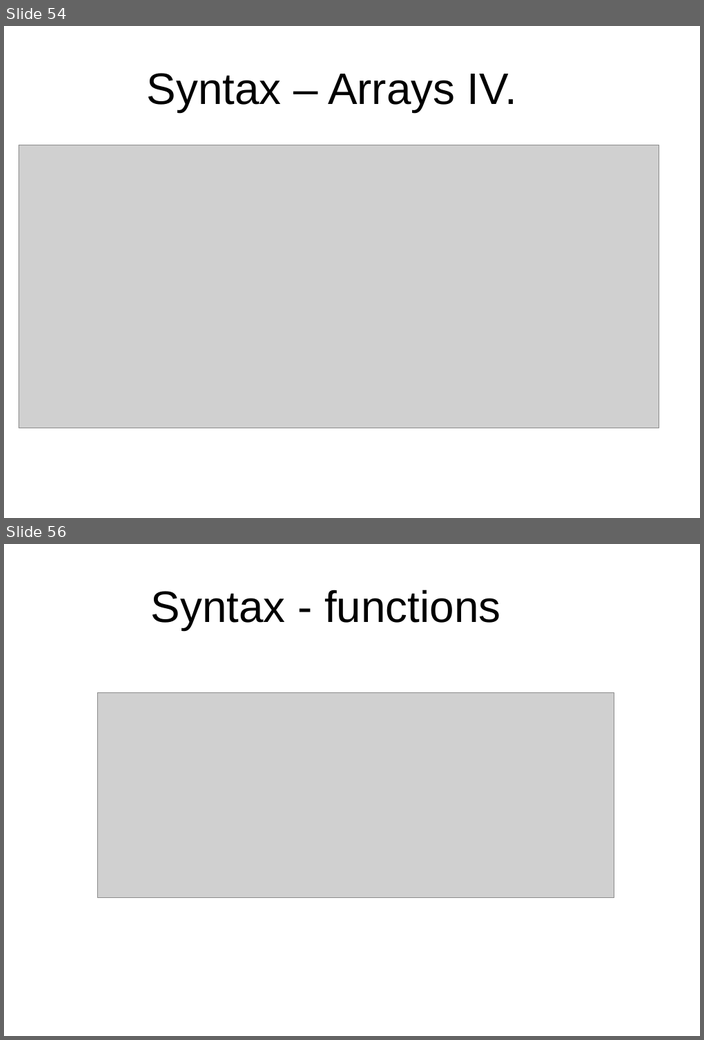
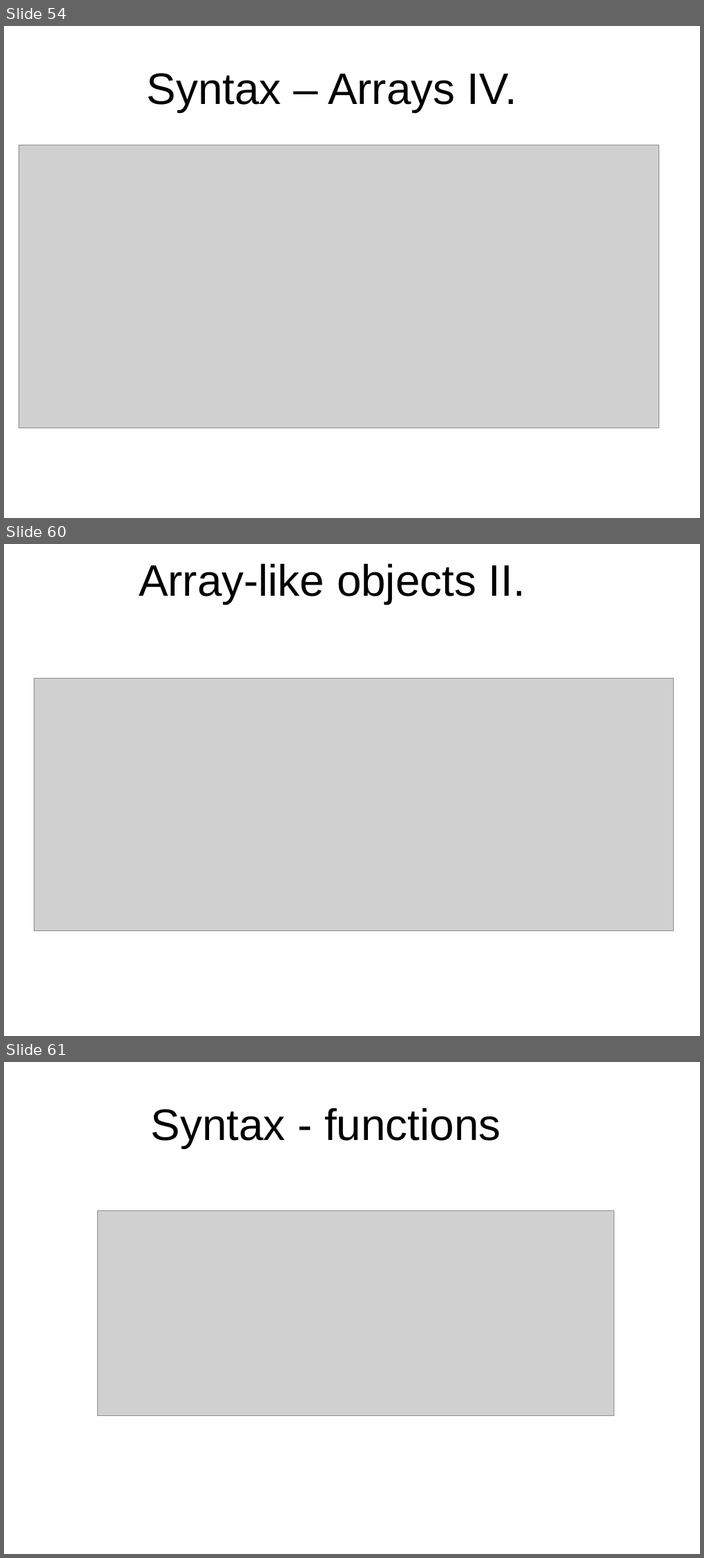
Before and after one commit to peterborkuti/other, a slide deck: JavaScriptBasics/jsbasics-slide.odp. Shown one above the other, each under a label of ours: slides 54 and 56 before the commit, slides 54, 60 and 61 after it; the slides between them are not shown. The pictures are 704x1040 and 704x1558 pixels, drawn with LibreOffice and Linux fonts; fonts in the diff are those of the drawing; grey boxes stand for pictures; background and template pictures are left out. Boxes give left, top, right and bottom in pixels: in the first picture for what was removed or moved away, otherwise in the second. Text is boxed around its words. In the diff, an @@ line names an element or a change of style, - is before the commit and + after.

```diff
--- a/JavaScriptBasics/jsbasics-slide.odp
+++ b/JavaScriptBasics/jsbasics-slide.odp
@@ slide 60 added at (4, 544, 700, 1036), background #FFFFFF @@
@@ title added at (139, 563, 525, 603), 53.3 pt, text #000000 @@
+Array-like objects II.
@@ picture added at (34, 678, 673, 930) @@
@@ what was slide 56 is now slide 61 @@
```
Also in this commit, not shown: 5 other slides added, 1 slide removed, 7 other files.
